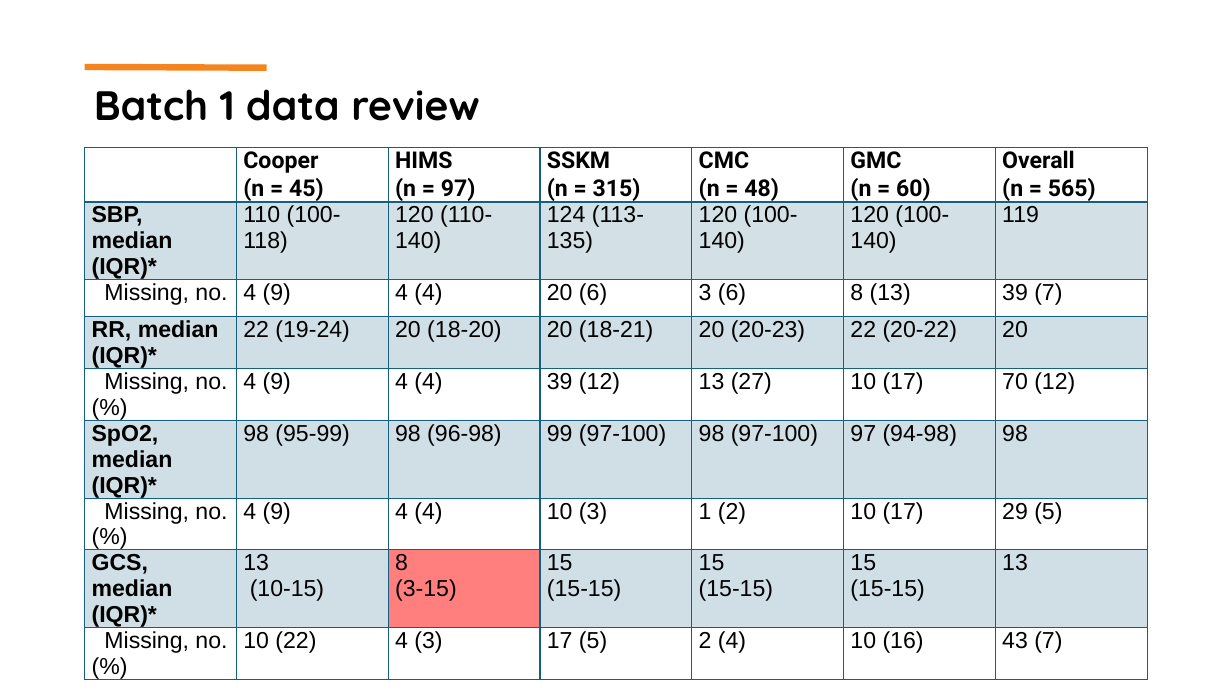
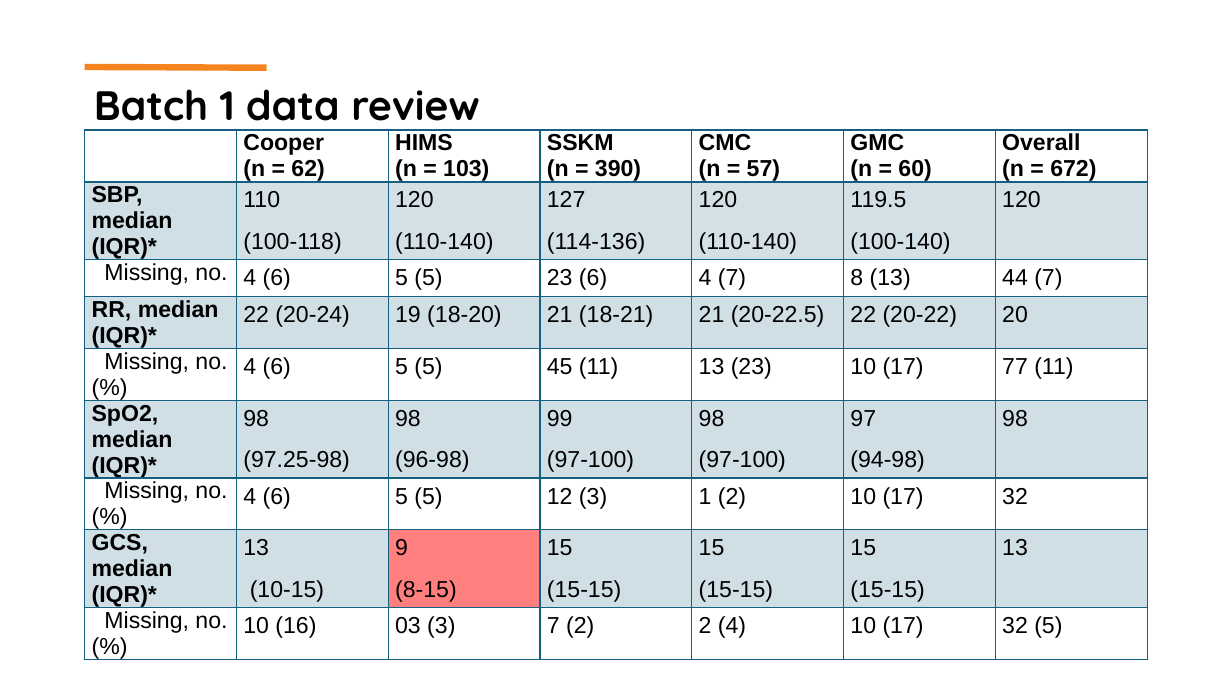
Before and after one commit to martingerdin/advance-trauma-trial, a slide deck: slide 6 of meetings/20251006/presentation.pptx. Drawn at 1232x693 pixels with LibreOffice and Linux fonts; fonts in the diff are those of the drawing. Boxes give left, top, right and bottom in pixels: in the first picture for what was removed or moved away, otherwise in the second. Text is boxed around its words. In the diff, an @@ line names an element or a change of style, - is before the commit and + after.

```diff
--- a/meetings/20251006/presentation.pptx
+++ b/meetings/20251006/presentation.pptx
@@ table at [85, 130, 1146, 685] @@
-row 1:  | Cooper / (n = 45) | HIMS / (n = 97) | SSKM / (n = 315) | CMC / (n = 48) | GMC / (n = 60) | Overall / (n = 565)
+row 1:  | Cooper / (n = 62) | HIMS / (n = 103) | SSKM / (n = 390) | CMC / (n = 57) | GMC / (n = 60) | Overall / (n = 672)
-row 2: SBP, median (IQR)* | 110 (100-118) | 120 (110-140) | 124 (113-135) | 120 (100-140) | 120 (100-140) | 119
+row 2: SBP, median (IQR)* | 110 / (100-118) | 120 / (110-140) | 127 / (114-136) | 120 / (110-140) | 119.5 / (100-140) | 120
-row 3: Missing, no. | 4 (9) | 4 (4) | 20 (6) | 3 (6) | 8 (13) | 39 (7)
+row 3: Missing, no. | 4 (6) | 5 (5) | 23 (6) | 4 (7) | 8 (13) | 44 (7)
-row 4: RR, median (IQR)* | 22 (19-24) | 20 (18-20) | 20 (18-21) | 20 (20-23) | 22 (20-22) | 20
+row 4: RR, median (IQR)* | 22 (20-24) | 19 (18-20) | 21 (18-21) | 21 (20-22.5) | 22 (20-22) | 20
-row 5: Missing, no. (%) | 4 (9) | 4 (4) | 39 (12) | 13 (27) | 10 (17) | 70 (12)
+row 5: Missing, no. (%) | 4 (6) | 5 (5) | 45 (11) | 13 (23) | 10 (17) | 77 (11)
-row 6: SpO2, median (IQR)* | 98 (95-99) | 98 (96-98) | 99 (97-100) | 98 (97-100) | 97 (94-98) | 98
+row 6: SpO2, median (IQR)* | 98 / (97.25-98) | 98 / (96-98) | 99 / (97-100) | 98 / (97-100) | 97 / (94-98) | 98
-row 7: Missing, no. (%) | 4 (9) | 4 (4) | 10 (3) | 1 (2) | 10 (17) | 29 (5)
+row 7: Missing, no. (%) | 4 (6) | 5 (5) | 12 (3) | 1 (2) | 10 (17) | 32
-row 8, column 3: 8 / (3-15)
+row 8, column 3: 9 / (8-15)
-row 9: Missing, no. (%) | 10 (22) | 4 (3) | 17 (5) | 2 (4) | 10 (16) | 43 (7)
+row 9: Missing, no. (%) | 10 (16) | 03 (3) | 7 (2) | 2 (4) | 10 (17) | 32 (5)
@@ font Roboto to Arial in "GMC", "(n = 60)" @@
@@ line spacing 1 to 1.2 @@
@@ more space between paragraphs @@
@@ table: place and size @@
-table at [85, 148, 1146, 685]
+table at [85, 130, 1146, 685]
```
Also in this commit, not shown: 8 other slides changed, 1 other file.
